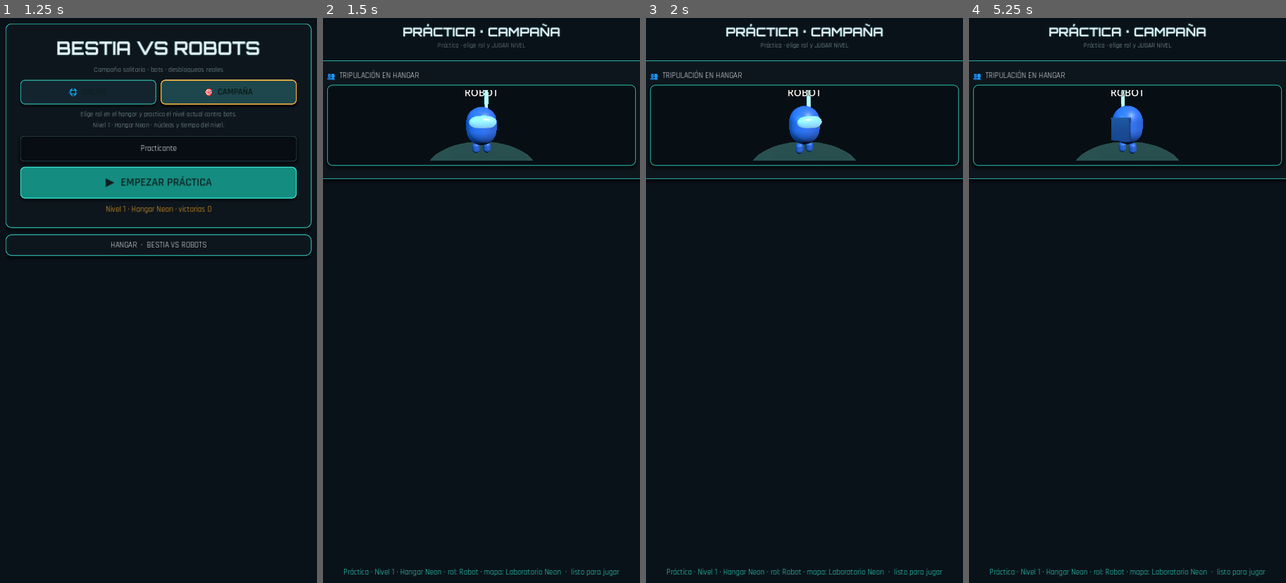
Above: before the commit, frames 1-4 (left to right).
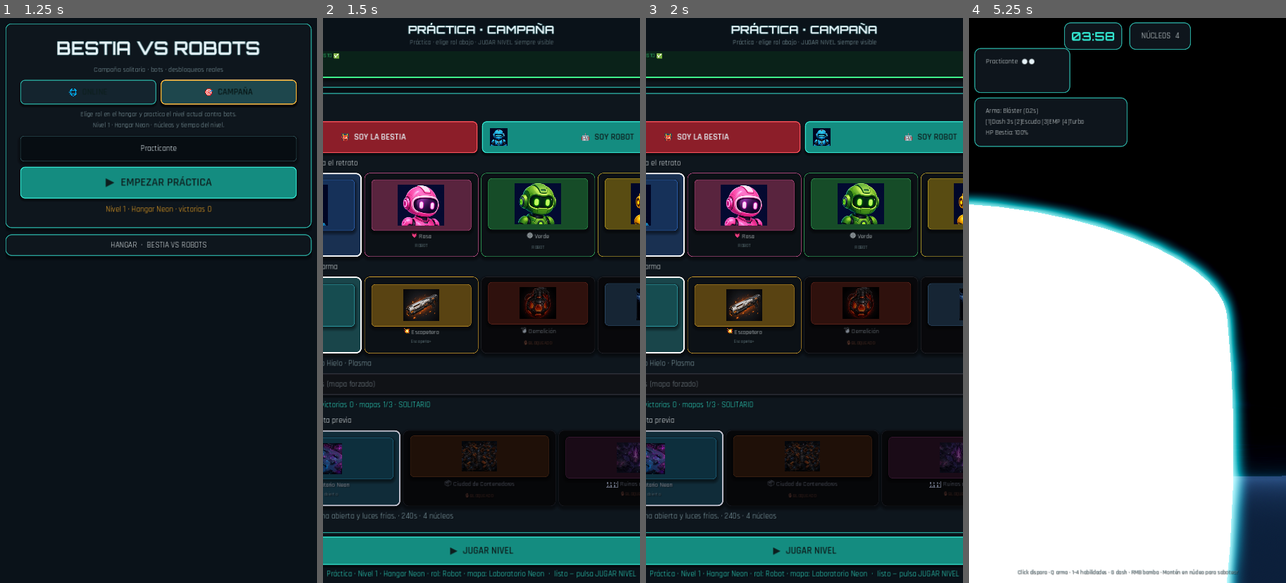
Above: after the commit, the same moments.

Repository: ExpertosTI/botgame
Game: Godot game, scene res://scenes/main/menu.tscn
Two runs of this game, one before a commit and one after it. Both use one fixed random seed, a clock stepped at 60 frames per second and the inputs below.
Inputs (mouse positions are in pixels of both pictures, inside the frame that each line leads up to):
- Up to frame 1 (1.25 s): click "🎯 CAMPAÑA" at 0.5 s
- Up to frame 2 (1.5 s): click "▶ EMPEZAR PRÁCTICA" at 1.25 s
- Up to frame 3 (2 s): no input
- Up to frame 4 (5.25 s): click "👹 SOY LA BESTIA" at 2 s; click "🤖 SOY ROBOT" at 2.75 s; click "▶ JUGAR NIVEL" at 3.5 s; click (1124, 492) at 4.25 s, where only the run before the commit has a clickable "▶ JUGAR NIVEL"; move the mouse to (1197, 272) at 5.02 s; hold D (move_right) from 5.03 s (still down); tap 1 (ability_1) at 5.1 s; click (1197, 272) at 5.17 s

Frame 1 is identical in both runs. In frame 2, 33% of the frame differs, in the area x 0-100%, y 0-100%; in frame 3, 34%; in frame 4, 82%.
Error before the commit: Invalid assignment of property or key 'custom_minimum_size' with value of type 'Vector2' on a base object of type 'Nil'. (res://scripts/ui/lobby.gd:163)
Error after the commit: Invalid assignment of property or key 'custom_minimum_size' with value of type 'Vector2' on a base object of type 'Nil'. (res://scripts/ui/lobby.gd:183)

Commit message:
fix(lobby): un solo scroll y footer fijo para poder seleccionar
El SetupScroll quedaba a altura 0 bajo CrewPanel; ahora setup + JUGAR NIVEL son usables en práctica/web.

Co-authored-by: Cursor <cursoragent@cursor.com>

Diff:
--- a/autoload/online_invite.gd
+++ b/autoload/online_invite.gd
@@ -34,16 +34,19 @@
 	var root := Control.new()
 	root.set_anchors_and_offsets_preset(Control.PRESET_FULL_RECT)
 	root.mouse_filter = Control.MOUSE_FILTER_IGNORE
+	root.name = "InviteRoot"
 	add_child(root)
 
 	_panel = PanelContainer.new()
 	_panel.visible = false
+	_panel.mouse_filter = Control.MOUSE_FILTER_STOP
 	_panel.set_anchors_preset(Control.PRESET_CENTER_TOP)
-	_panel.offset_left = -200.0
-	_panel.offset_right = 200.0
-	_panel.offset_top = 24.0
-	_panel.offset_bottom = 200.0
-	_panel.mouse_filter = Control.MOUSE_FILTER_STOP
+	_panel.anchor_left = 0.5
+	_panel.anchor_right = 0.5
+	_panel.offset_left = -210.0
+	_panel.offset_right = 210.0
+	_panel.offset_top = 16.0
+	_panel.offset_bottom = 210.0
 	root.add_child(_panel)
 
 	var margin := MarginContainer.new()
--- a/scenes/main/lobby.tscn
+++ b/scenes/main/lobby.tscn
@@ -27,16 +27,18 @@
 anchors_preset = 15
 anchor_right = 1.0
 anchor_bottom = 1.0
-offset_left = 16.0
-offset_top = 12.0
-offset_right = -16.0
-offset_bottom = -12.0
+offset_left = 12.0
+offset_top = 8.0
+offset_right = -12.0
+offset_bottom = -8.0
 grow_horizontal = 2
 grow_vertical = 2
 
 [node name="Root" type="VBoxContainer" parent="Margin"]
 layout_mode = 2
-theme_override_constants/separation = 10
+size_flags_horizontal = 3
+size_flags_vertical = 3
+theme_override_constants/separation = 8
 
 [node name="Header" type="VBoxContainer" parent="Margin/Root"]
 layout_mode = 2
@@ -55,170 +57,175 @@
 text = "Esperando tripulación…"
 horizontal_alignment = 1
 
-[node name="Body" type="VBoxContainer" parent="Margin/Root"]
-layout_mode = 2
+[node name="MainScroll" type="ScrollContainer" parent="Margin/Root"]
+unique_name_in_owner = true
+layout_mode = 2
+size_flags_horizontal = 3
 size_flags_vertical = 3
+horizontal_scroll_mode = 0
+vertical_scroll_mode = 1
+
+[node name="Content" type="VBoxContainer" parent="Margin/Root/MainScroll"]
+unique_name_in_owner = true
+layout_mode = 2
+size_flags_horizontal = 3
 theme_override_constants/separation = 12
 
-[node name="CrewPanel" type="PanelContainer" parent="Margin/Root/Body"]
-layout_mode = 2
-size_flags_horizontal = 3
-size_flags_stretch_ratio = 0.85
-
-[node name="CrewMargin" type="MarginContainer" parent="Margin/Root/Body/CrewPanel"]
+[node name="CrewPanel" type="PanelContainer" parent="Margin/Root/MainScroll/Content"]
+unique_name_in_owner = true
+layout_mode = 2
+size_flags_horizontal = 3
+
+[node name="CrewMargin" type="MarginContainer" parent="Margin/Root/MainScroll/Content/CrewPanel"]
 layout_mode = 2
 theme_override_constants/margin_left = 12
 theme_override_constants/margin_top = 10
 theme_override_constants/margin_right = 12
 theme_override_constants/margin_bottom = 10
 
-[node name="CrewCol" type="VBoxContainer" parent="Margin/Root/Body/CrewPanel/CrewMargin"]
-layout_mode = 2
-theme_override_constants/separation = 8
-
-[node name="CrewTitle" type="Label" parent="Margin/Root/Body/CrewPanel/CrewMargin/CrewCol"]
+[node name="CrewCol" type="VBoxContainer" parent="Margin/Root/MainScroll/Content/CrewPanel/CrewMargin"]
+layout_mode = 2
+theme_override_constants/separation = 8
+
+[node name="CrewTitle" type="Label" parent="Margin/Root/MainScroll/Content/CrewPanel/CrewMargin/CrewCol"]
 layout_mode = 2
 text = "👥  TRIPULACIÓN EN HANGAR"
 
-[node name="HangarSlot" type="PanelContainer" parent="Margin/Root/Body/CrewPanel/CrewMargin/CrewCol"]
-unique_name_in_owner = true
-custom_minimum_size = Vector2(0, 188)
-layout_mode = 2
-
-[node name="Scroll" type="ScrollContainer" parent="Margin/Root/Body/CrewPanel/CrewMargin/CrewCol"]
-layout_mode = 2
-size_flags_vertical = 3
-horizontal_scroll_mode = 0
-
-[node name="PlayerList" type="VBoxContainer" parent="Margin/Root/Body/CrewPanel/CrewMargin/CrewCol/Scroll"]
-unique_name_in_owner = true
-layout_mode = 2
-size_flags_horizontal = 3
-theme_override_constants/separation = 8
-
-[node name="SetupScroll" type="ScrollContainer" parent="Margin/Root/Body"]
-layout_mode = 2
-size_flags_horizontal = 3
-size_flags_stretch_ratio = 1.25
-horizontal_scroll_mode = 0
-
-[node name="SetupPanel" type="PanelContainer" parent="Margin/Root/Body/SetupScroll"]
-layout_mode = 2
-size_flags_horizontal = 3
-
-[node name="SetupMargin" type="MarginContainer" parent="Margin/Root/Body/SetupScroll/SetupPanel"]
+[node name="HangarSlot" type="PanelContainer" parent="Margin/Root/MainScroll/Content/CrewPanel/CrewMargin/CrewCol"]
+unique_name_in_owner = true
+custom_minimum_size = Vector2(0, 160)
+layout_mode = 2
+
+[node name="PlayerList" type="VBoxContainer" parent="Margin/Root/MainScroll/Content/CrewPanel/CrewMargin/CrewCol"]
+unique_name_in_owner = true
+layout_mode = 2
+size_flags_horizontal = 3
+theme_override_constants/separation = 8
+
+[node name="SetupPanel" type="PanelContainer" parent="Margin/Root/MainScroll/Content"]
+unique_name_in_owner = true
+layout_mode = 2
+size_flags_horizontal = 3
+
+[node name="SetupMargin" type="MarginContainer" parent="Margin/Root/MainScroll/Content/SetupPanel"]
 layout_mode = 2
 theme_override_constants/margin_left = 12
 theme_override_constants/margin_top = 10
 theme_override_constants/margin_right = 12
-theme_override_constants/margin_bottom = 10
-
-[node name="SetupCol" type="VBoxContainer" parent="Margin/Root/Body/SetupScroll/SetupPanel/SetupMargin"]
-layout_mode = 2
-theme_override_constants/separation = 8
-
-[node name="RoleTitle" type="Label" parent="Margin/Root/Body/SetupScroll/SetupPanel/SetupMargin/SetupCol"]
+theme_override_constants/margin_bottom = 14
+
+[node name="SetupCol" type="VBoxContainer" parent="Margin/Root/MainScroll/Content/SetupPanel/SetupMargin"]
+layout_mode = 2
+theme_override_constants/separation = 10
+
+[node name="RoleTitle" type="Label" parent="Margin/Root/MainScroll/Content/SetupPanel/SetupMargin/SetupCol"]
 layout_mode = 2
 text = "🎭  ELIGE TU ROL"
 
-[node name="RoleRow" type="HBoxContainer" parent="Margin/Root/Body/SetupScroll/SetupPanel/SetupMargin/SetupCol"]
+[node name="RoleRow" type="HBoxContainer" parent="Margin/Root/MainScroll/Content/SetupPanel/SetupMargin/SetupCol"]
 layout_mode = 2
 theme_override_constants/separation = 10
 
-[node name="BeastRoleButton" type="Button" parent="Margin/Root/Body/SetupScroll/SetupPanel/SetupMargin/SetupCol/RoleRow"]
+[node name="BeastRoleButton" type="Button" parent="Margin/Root/MainScroll/Content/SetupPanel/SetupMargin/SetupCol/RoleRow"]
+unique_name_in_owner = true
+custom_minimum_size = Vector2(0, 56)
+layout_mode = 2
+size_flags_horizontal = 3
+text = "SOY LA BESTIA"
+
+[node name="RobotRoleButton" type="Button" parent="Margin/Root/MainScroll/Content/SetupPanel/SetupMargin/SetupCol/RoleRow"]
+unique_name_in_owner = true
+custom_minimum_size = Vector2(0, 56)
+layout_mode = 2
+size_flags_horizontal = 3
+text = "SOY ROBOT"
+
+[node name="SkinTitle" type="Label" parent="Margin/Root/MainScroll/Content/SetupPanel/SetupMargin/SetupCol"]
+unique_name_in_owner = true
+layout_mode = 2
+text = "🤖  COLOR ROBOT — toca el retrato"
+
+[node name="SkinRow" type="HBoxContainer" parent="Margin/Root/MainScroll/Content/SetupPanel/SetupMargin/SetupCol"]
+unique_name_in_owner = true
+layout_mode = 2
+theme_override_constants/separation = 8
+
+[node name="LoadoutTitle" type="Label" parent="Margin/Root/MainScroll/Content/SetupPanel/SetupMargin/SetupCol"]
+unique_name_in_owner = true
+layout_mode = 2
+text = "🔫  ARSENAL — toca el arma"
+
+[node name="LoadoutRow" type="HBoxContainer" parent="Margin/Root/MainScroll/Content/SetupPanel/SetupMargin/SetupCol"]
+unique_name_in_owner = true
+layout_mode = 2
+theme_override_constants/separation = 8
+
+[node name="LoadoutHint" type="Label" parent="Margin/Root/MainScroll/Content/SetupPanel/SetupMargin/SetupCol"]
+unique_name_in_owner = true
+layout_mode = 2
+autowrap_mode = 2
+text = "…"
+
+[node name="CampaignCheck" type="CheckBox" parent="Margin/Root/MainScroll/Content/SetupPanel/SetupMargin/SetupCol"]
+unique_name_in_owner = true
+layout_mode = 2
+text = "Campaña · niveles (mapa forzado)"
+
+[node name="CampaignLabel" type="Label" parent="Margin/Root/MainScroll/Content/SetupPanel/SetupMargin/SetupCol"]
+unique_name_in_owner = true
+layout_mode = 2
+autowrap_mode = 2
+text = "Nivel 1"
+
+[node name="MapTitle" type="Label" parent="Margin/Root/MainScroll/Content/SetupPanel/SetupMargin/SetupCol"]
+unique_name_in_owner = true
+layout_mode = 2
+text = "🗺️  MAPA — toca la vista previa"
+
+[node name="MapRow" type="HBoxContainer" parent="Margin/Root/MainScroll/Content/SetupPanel/SetupMargin/SetupCol"]
+unique_name_in_owner = true
+layout_mode = 2
+theme_override_constants/separation = 8
+
+[node name="MapHint" type="Label" parent="Margin/Root/MainScroll/Content/SetupPanel/SetupMargin/SetupCol"]
+unique_name_in_owner = true
+layout_mode = 2
+autowrap_mode = 2
+text = "…"
+
+[node name="VariantTitle" type="Label" parent="Margin/Root/MainScroll/Content/SetupPanel/SetupMargin/SetupCol"]
+unique_name_in_owner = true
+layout_mode = 2
+text = "👹  VARIANTE BESTIA — toca el retrato"
+
+[node name="BeastRow" type="HBoxContainer" parent="Margin/Root/MainScroll/Content/SetupPanel/SetupMargin/SetupCol"]
+unique_name_in_owner = true
+layout_mode = 2
+theme_override_constants/separation = 8
+
+[node name="EasyBeastCheck" type="CheckBox" parent="Margin/Root/MainScroll/Content/SetupPanel/SetupMargin/SetupCol"]
+unique_name_in_owner = true
+layout_mode = 2
+text = "Modo fácil Bestia (más lenta)"
+
+[node name="Footer" type="VBoxContainer" parent="Margin/Root"]
+unique_name_in_owner = true
+layout_mode = 2
+theme_override_constants/separation = 8
+
+[node name="ReadyButton" type="Button" parent="Margin/Root/Footer"]
 unique_name_in_owner = true
 custom_minimum_size = Vector2(0, 52)
 layout_mode = 2
-size_flags_horizontal = 3
-text = "SOY LA BESTIA"
-
-[node name="RobotRoleButton" type="Button" parent="Margin/Root/Body/SetupScroll/SetupPanel/SetupMargin/SetupCol/RoleRow"]
-unique_name_in_owner = true
-custom_minimum_size = Vector2(0, 52)
-layout_mode = 2
-size_flags_horizontal = 3
-text = "SOY ROBOT"
-
-[node name="SkinTitle" type="Label" parent="Margin/Root/Body/SetupScroll/SetupPanel/SetupMargin/SetupCol"]
-unique_name_in_owner = true
-layout_mode = 2
-text = "🤖  COLOR ROBOT — toca el retrato"
-
-[node name="SkinRow" type="HBoxContainer" parent="Margin/Root/Body/SetupScroll/SetupPanel/SetupMargin/SetupCol"]
-unique_name_in_owner = true
-layout_mode = 2
-theme_override_constants/separation = 8
-
-[node name="LoadoutTitle" type="Label" parent="Margin/Root/Body/SetupScroll/SetupPanel/SetupMargin/SetupCol"]
-unique_name_in_owner = true
-layout_mode = 2
-text = "🔫  ARSENAL — toca el arma"
-
-[node name="LoadoutRow" type="HBoxContainer" parent="Margin/Root/Body/SetupScroll/SetupPanel/SetupMargin/SetupCol"]
-unique_name_in_owner = true
-layout_mode = 2
-theme_override_constants/separation = 8
-
-[node name="LoadoutHint" type="Label" parent="Margin/Root/Body/SetupScroll/SetupPanel/SetupMargin/SetupCol"]
-unique_name_in_owner = true
-layout_mode = 2
-autowrap_mode = 2
-text = "…"
-
-[node name="CampaignCheck" type="CheckBox" parent="Margin/Root/Body/SetupScroll/SetupPanel/SetupMargin/SetupCol"]
-unique_name_in_owner = true
-layout_mode = 2
-text = "Campaña · niveles (mapa forzado)"
-
-[node name="CampaignLabel" type="Label" parent="Margin/Root/Body/SetupScroll/SetupPanel/SetupMargin/SetupCol"]
-unique_name_in_owner = true
-layout_mode = 2
-autowrap_mode = 2
-text = "Nivel 1"
-
-[node name="MapTitle" type="Label" parent="Margin/Root/Body/SetupScroll/SetupPanel/SetupMargin/SetupCol"]
-layout_mode = 2
-text = "🗺️  MAPA — toca la vista previa"
-
-[node name="MapRow" type="HBoxContainer" parent="Margin/Root/Body/SetupScroll/SetupPanel/SetupMargin/SetupCol"]
-unique_name_in_owner = true
-layout_mode = 2
-theme_override_constants/separation = 8
-
-[node name="MapHint" type="Label" parent="Margin/Root/Body/SetupScroll/SetupPanel/SetupMargin/SetupCol"]
-unique_name_in_owner = true
-layout_mode = 2
-autowrap_mode = 2
-text = "…"
-
-[node name="VariantTitle" type="Label" parent="Margin/Root/Body/SetupScroll/SetupPanel/SetupMargin/SetupCol"]
-unique_name_in_owner = true
-layout_mode = 2
-text = "👹  VARIANTE BESTIA — toca el retrato"
-
-[node name="BeastRow" type="HBoxContainer" parent="Margin/Root/Body/SetupScroll/SetupPanel/SetupMargin/SetupCol"]
-unique_name_in_owner = true
-layout_mode = 2
-theme_override_constants/separation = 8
-
-[node name="EasyBeastCheck" type="CheckBox" parent="Margin/Root/Body/SetupScroll/SetupPanel/SetupMargin/SetupCol"]
-unique_name_in_owner = true
-layout_mode = 2
-text = "Modo fácil Bestia (más lenta)"
-
-[node name="ReadyButton" type="Button" parent="Margin/Root/Body/SetupScroll/SetupPanel/SetupMargin/SetupCol"]
-unique_name_in_owner = true
-custom_minimum_size = Vector2(0, 46)
-layout_mode = 2
 text = "MARCAR LISTO"
 
-[node name="StartButton" type="Button" parent="Margin/Root/Body/SetupScroll/SetupPanel/SetupMargin/SetupCol"]
-unique_name_in_owner = true
-custom_minimum_size = Vector2(0, 52)
+[node name="StartButton" type="Button" parent="Margin/Root/Footer"]
+unique_name_in_owner = true
+custom_minimum_size = Vector2(0, 58)
 layout_mode = 2
 text = "EMPEZAR PARTIDA"
 
-[node name="StatusLabel" type="Label" parent="Margin/Root"]
+[node name="StatusLabel" type="Label" parent="Margin/Root/Footer"]
 unique_name_in_owner = true
 layout_mode = 2
 horizontal_alignment = 1
--- a/scripts/ui/lobby.gd
+++ b/scripts/ui/lobby.gd
@@ -22,6 +22,10 @@
 @onready var atmosphere: ColorRect = %Atmosphere
 @onready var map_hint: Label = %MapHint
 @onready var hangar_slot: Control = %HangarSlot
+@onready var main_scroll: ScrollContainer = %MainScroll
+@onready var content: VBoxContainer = %Content
+@onready var crew_panel: Control = %CrewPanel
+@onready var setup_panel: Control = %SetupPanel
 
 const GAME_SCENE := "res://scenes/main/game.tscn"
 const HANGAR_SCRIPT := preload("res://scripts/ui/lobby_hangar.gd")
@@ -68,6 +72,7 @@
 	_update_hangar_preview()
 	_update_campaign_ui()
 	_apply_solo_lobby()
+	call_deferred("_fit_content_width")
 	call_deferred("_adapt_mobile_lobby")
 
 	if NetworkManager.is_dedicated_server:
@@ -77,23 +82,27 @@
 		role_robot_button.visible = false
 		skin_row.visible = false
 		loadout_row.visible = false
+		setup_panel.visible = false
 
 
 func _apply_solo_lobby() -> void:
 	if not NetworkManager.is_solo_practice:
 		return
 	title.text = "PRÁCTICA · CAMPAÑA"
-	wait_label.text = "Solitario vs bots"
+	wait_label.text = "Elige rol, arsenal y pulsa JUGAR NIVEL"
 	ready_button.visible = false
 	local_ready = true
+	_syncing_checks = true
 	campaign_check.button_pressed = true
 	campaign_check.disabled = true
+	_syncing_checks = false
 	ProgressionManager.campaign_mode = true
 	NetworkManager.selected_map = ProgressionManager.force_campaign_map()
 	var map_idx := NetworkManager.MAP_IDS.find(NetworkManager.selected_map)
 	if map_idx >= 0:
 		_map_idx = map_idx
 	start_button.text = "▶  JUGAR NIVEL"
+	start_button.disabled = false
 	GameTheme.style_primary(start_button)
 	_rebuild_maps()
 	_update_map_hint()
@@ -101,7 +110,15 @@
 	# Rol por defecto robot
 	if _local_role() == "":
 		NetworkManager.submit_role("explorer")
+	_update_robot_sections_visibility()
 	_check_can_start()
+	# Asegurar que el setup quede a la vista
+	call_deferred("_scroll_to_setup")
+
+
+func _scroll_to_setup() -> void:
+	if main_scroll and setup_panel:
+		main_scroll.ensure_control_visible(setup_panel)
 
 
 func _style_ui() -> void:
@@ -135,6 +152,7 @@
 
 func _notification(what: int) -> void:
 	if what == NOTIFICATION_RESIZED:
+		_fit_content_width()
 		_adapt_mobile_lobby()
 
 
@@ -142,39 +160,42 @@
 	_pulse_t += delta
 	if NetworkManager.is_solo_practice:
 		wait_label.modulate.a = 0.75 + 0.25 * sin(_pulse_t * 2.0)
-		wait_label.text = "Práctica · elige rol y JUGAR NIVEL"
+		wait_label.text = "Práctica · elige rol abajo · JUGAR NIVEL siempre visible"
 		return
 	wait_label.modulate.a = 0.65 + 0.35 * sin(_pulse_t * 2.4)
 	wait_label.text = "Esperando tripulación" + ".".repeat(int(_pulse_t * 2.0) % 4)
 
 
+func _fit_content_width() -> void:
+	if content == null or main_scroll == null:
+		return
+	var w := main_scroll.size.x
+	if w < 8.0:
+		w = size.x - 24.0
+	content.custom_minimum_size = Vector2(maxi(int(w), 280), 0)
+
+
 func _adapt_mobile_lobby() -> void:
 	var narrow := size.x < 780
-	var body := get_node_or_null("Margin/Root/Body") as VBoxContainer
-	if body == null:
-		return
-	var crew := body.get_node_or_null("CrewPanel") as Control
-	var setup := body.get_node_or_null("SetupScroll") as Control
-	if narrow and crew and setup:
-		if body.get_child(0) != setup:
-			body.move_child(setup, 0)
-		if hangar_slot:
-			hangar_slot.custom_minimum_size = Vector2(0, 150)
-		ready_button.custom_minimum_size = Vector2(0, 68)
-		ready_button.add_theme_font_size_override("font_size", 22)
-		start_button.custom_minimum_size = Vector2(0, 56)
+	if hangar_slot:
+		hangar_slot.custom_minimum_size = Vector2(0, 120 if narrow else 160)
+	if narrow:
+		ready_button.custom_minimum_size = Vector2(0, 56)
+		start_button.custom_minimum_size = Vector2(0, 64)
+		start_button.add_theme_font_size_override("font_size", 22)
 		role_beast_button.custom_minimum_size = Vector2(0, 72)
 		role_robot_button.custom_minimum_size = Vector2(0, 72)
 		skin_row.add_theme_constant_override("separation", 6)
 		loadout_row.add_theme_constant_override("separation", 6)
 		map_row.add_theme_constant_override("separation", 6)
 		beast_row.add_theme_constant_override("separation", 6)
-		GameTheme.style_title(title, 28)
-	elif crew and setup:
-		if body.get_child(0) != crew:
-			body.move_child(crew, 0)
-		if hangar_slot:
-			hangar_slot.custom_minimum_size = Vector2(0, 188)
+		GameTheme.style_title(title, 26)
+		# En práctica, hangar más compacto para ver pickers antes
+		if NetworkManager.is_solo_practice and hangar_slot:
+			hangar_slot.custom_minimum_size = Vector2(0, 96)
+	else:
+		GameTheme.style_title(title, 34)
+		start_button.remove_theme_font_size_override("font_size")
 
 
 func _setup_hangar() -> void:
@@ -266,7 +287,7 @@
 	for i in NetworkManager.MAP_IDS.size():
 		var mid: String = NetworkManager.MAP_IDS[i]
 		var locked := not ProgressionManager.is_map_unlocked(mid)
-		if ProgressionManager.campaign_mode:
+		if ProgressionManager.campaign_mode or NetworkManager.is_solo_practice:
 			locked = mid != NetworkManager.selected_map
 		var card := VisualPicker.make_map_card(mid, i == _map_idx, locked)
 		card.size_flags_horizontal = Control.SIZE_EXPAND_FILL
@@ -307,7 +328,7 @@
 
 
 func _on_map_picked(index: int) -> void:
-	if ProgressionManager.campaign_mode:
+	if ProgressionManager.campaign_mode or NetworkManager.is_solo_practice:
 		status_label.text = "Campaña activa — mapa del nivel actual"
 		return
 	var mid: String = NetworkManager.MAP_IDS[index]
@@ -339,7 +360,7 @@
 			map_hint.text = "Ruinas — plataforma alta y combate vertical."
 		_:
 			map_hint.text = "Laboratorio neon — arena abierta y luces frías."
-	if ProgressionManager.campaign_mode:
+	if ProgressionManager.campaign_mode or NetworkManager.is_solo_practice:
 		var lv := ProgressionManager.current_level()
 		map_hint.text = "%s · %ds · %d núcleos" % [
 			map_hint.text,
@@ -393,6 +414,8 @@
 func _on_campaign_toggled(on: bool) -> void:
 	if _syncing_checks:
 		return
+	if NetworkManager.is_solo_practice:
+		return
 	NetworkManager.submit_campaign_mode(on)
 
 
@@ -407,12 +430,14 @@
 	NetworkManager.submit_role("beast")
 	_update_robot_sections_visibility()
 	_update_hangar_preview()
+	_check_can_start()
 
 
 func _on_pick_robot() -> void:
 	NetworkManager.submit_role("explorer")
 	_update_robot_sections_visibility()
 	_update_hangar_preview()
+	_check_can_start()
 
 
 func _on_ready_pressed() -> void:
@@ -427,6 +452,8 @@
 		if _local_role() == "":
 			status_label.text = "Elige Bestia o Robot"
 			return
+		# Asegurar ready + bots
+		NetworkManager.players[1]["ready"] = true
 		NetworkManager.request_start_match()
 		return
 	if NetworkManager.get_player_count() < 2:
@@ -468,6 +495,8 @@
 		child.queue_free()
 	var my_id := multiplayer.get_unique_id()
 	for peer_id in NetworkManager.players:
+		if NetworkManager.is_bot_peer(int(peer_id)):
+			continue  # bots solo en partida
 		var info: Dictionary = NetworkManager.players[peer_id]
 		var role := str(info.get("role", ""))
 		var extra := ""
@@ -489,7 +518,8 @@
 			local_ready = bool(info.get("ready", false))
 			_skin = int(info.get("skin", _skin))
 			_loadout = int(info.get("loadout", _loadout))
-			_apply_ready_button_style()
+			if not NetworkManager.is_solo_practice:
+				_apply_ready_button_style()
 	_check_can_start()
 	_update_robot_sections_visibility()
 	_update_hangar_preview()
@@ -511,7 +541,7 @@
 			"font_color", GameTheme.C_CYAN if ok else GameTheme.C_AMBER
 		)
 		if ok:
-			status_label.text += "  ·  listo para jugar"
+			status_label.text += "  ·  listo — pulsa JUGAR NIVEL"
 		return
 	var count := NetworkManager.get_player_count()
 	var ok := count >= 2 and NetworkManager.all_players_ready() and NetworkManager.has_exactly_one_beast()
